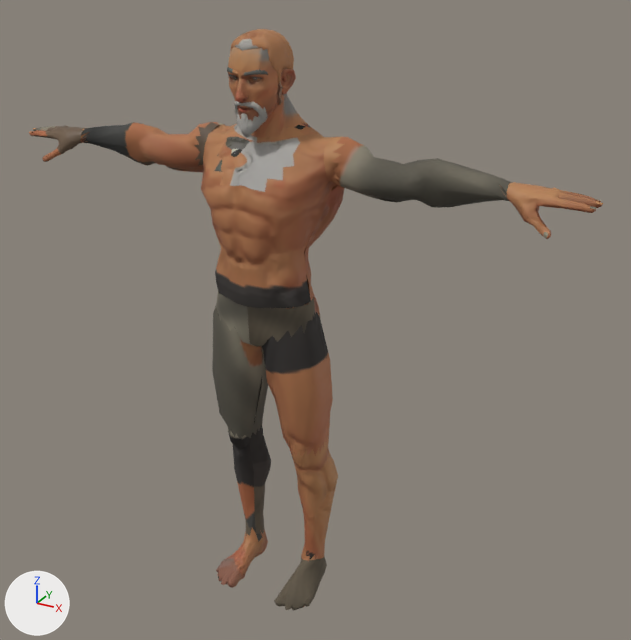
Renders of the glTF model modely/postavy/npc/npc_stary_telo.gltf from each side of a commit.
Before and after are seen from a 50 mm lens placed at (1.241, -1.961, 1.939), pointed at (0.107, 0.101, 0.908). The lights are fixed; the arrows at lower left show +X, +Y and +Z. The picture after the commit comes second. Where no turn or scale is listed for an object, it has been applied to the vertices. Vertices at exactly the same position are counted once.

The first picture shows 'npc_stary_hair_buzzed', 'npc_stary_telo_chodidla', 'npc_stary_telo_dekolt', 'npc_stary_telo_hlava', 'npc_stary_telo_lytka', 'npc_stary_telo_paze', 'npc_stary_telo_ruce', 'npc_stary_telo_stehna', 'npc_stary_telo_trup' and 2 more.
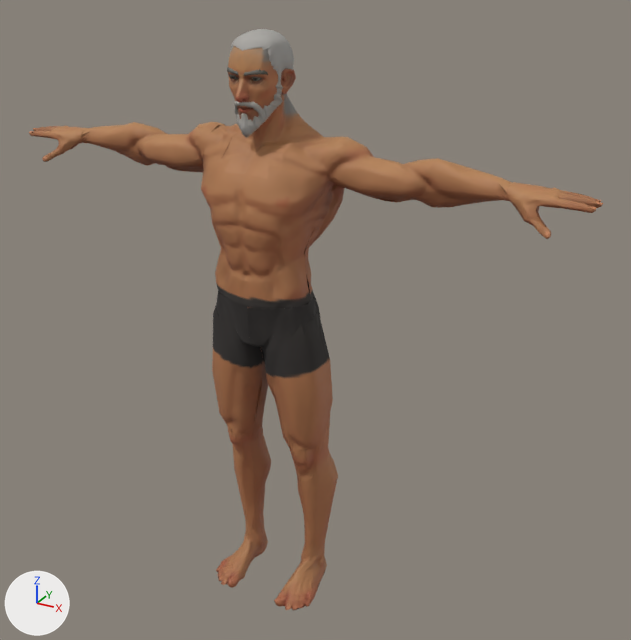
Where the change shows, as pixel boxes [x1, y1, x2, y2] in the pictures (631 x 640 px; the box of a moved part takes in the faces that stretch with it):
part 1 of me_cylinder_002, surface changed (brown to grey): [230, 29, 294, 81] in both
part 2 of me_npc_stary_telo_chodidla, surface changed (lighter): [216, 528, 327, 611] in both
part 3 of me_npc_stary_telo_dekolt, deleted: before [214, 123, 312, 192]
part 4 of me_npc_stary_telo_dekolt, surface changed (grey to brown): [222, 127, 297, 178] in both
part 5 of me_npc_stary_telo_lytka, surface changed (black to brown): [227, 416, 334, 560] in both
part 6 of me_npc_stary_telo_paze, surface changed (grey to brown): [81, 122, 513, 208] in both
part 7 of me_npc_stary_telo_ruce, surface changed: [31, 126, 602, 239] in both
part 8 of me_npc_stary_telo_stehna, surface changed: [212, 296, 330, 456] in both
part 9 of me_npc_stary_telo_trup, moved or reshaped: before [201, 124, 326, 218]; after [201, 123, 326, 218]
part 10 of me_npc_stary_telo_trup, moved or reshaped: [255, 219, 306, 263] in both
part 11 of me_npc_stary_telo_trup, moved or reshaped: [210, 209, 228, 251] in both
part 12 of me_npc_stary_telo_trup, surface changed: [195, 122, 344, 347] in both

The change, as a list of edits to the scene's bpy script:
```text
Change me_cylinder_002:
    where me_cylinder_002.from_pydata(...)  # 240 vertices, 400 faces; spans x -0.074..0.074, y -0.079..0.103, z 1.562..1.723
    me_cylinder_002 part 1: texture (UV) coordinates of 400 of 400 faces, centred in x -0.072..0.072, y -0.074..0.101, z 1.566..1.722, changed; they spanned u 0.79..0.97, v 0.72..0.97 and now span u 0.01..0.19, v 0.01..0.26
Change me_npc_stary_telo_chodidla:
    where me_npc_stary_telo_chodidla.from_pydata(...)  # 355 vertices, 532 faces; spans x -0.176..0.176, y -0.122..0.135, z -0.009..0.13
    me_npc_stary_telo_chodidla part 2: texture (UV) coordinates of 519 of 532 faces, centred in x -0.176..0.176, y -0.12..0.134, z -0.007..0.102, changed; they spanned u 0.01..0.99, v 0.01..0.64 and now span u 0.15..0.99, v 0.01..0.79
Change me_npc_stary_telo_dekolt:
    remove me_npc_stary_telo_dekolt.from_pydata(...)  # 138 vertices, 190 faces; spans x -0.12..0.12, y -0.104..0.144, z 1.336..1.488
    add me_npc_stary_telo_dekolt.from_pydata(...)  # 97 vertices, 124 faces; spans x -0.098..0.098, y -0.085..0.144, z 1.367..1.48
    me_npc_stary_telo_dekolt part 3
    41 vertices are removed from x -0.12..0.12, y -0.104..0.141, z 1.336..1.488
    66 faces are deleted
    me_npc_stary_telo_dekolt part 4: 124 kept faces spanning x -0.098..0.098, y -0.085..0.144, z 1.367..1.48 get new texture (UV) coordinates
Change me_npc_stary_telo_lytka:
    where me_npc_stary_telo_lytka.from_pydata(...)  # 286 vertices, 386 faces; spans x -0.181..0.181, y -0.03..0.153, z 0.052..0.548
    me_npc_stary_telo_lytka part 5: texture (UV) coordinates of 374 of 386 faces, centred in x -0.181..0.181, y -0.025..0.148, z 0.084..0.526, changed; they spanned u 0.26..0.89, v 0.14..0.87 and now span u 0.49..0.87, v 0.58..0.72
Change me_npc_stary_telo_paze:
    where me_npc_stary_telo_paze.from_pydata(...)  # 335 vertices, 496 faces; spans x -0.685..0.685, y 0.003..0.152, z 1.297..1.462
    me_npc_stary_telo_paze part 6: texture (UV) coordinates of 483 of 496 faces, centred in x -0.673..0.673, y 0.006..0.151, z 1.299..1.458, changed; they spanned u 0.01..0.99, v 0.01..0.99 and now span u 0.01..0.99, v 0.01..0.99
Change me_npc_stary_telo_ruce:
    where me_npc_stary_telo_ruce.from_pydata(...)  # 806 vertices, 1106 faces; spans x -0.88..0.88, y -0.02..0.1, z 1.3..1.4
    me_npc_stary_telo_ruce part 7: texture (UV) coordinates of 1100 of 1106 faces, centred in x -0.88..0.88, y -0.02..0.1, z 1.3..1.4, changed; they spanned u 0.01..0.96, v 0.11..0.96 and now span u 0.01..0.96, v 0.01..0.94
Change me_npc_stary_telo_stehna:
    where me_npc_stary_telo_stehna.from_pydata(...)  # 233 vertices, 300 faces; spans x -0.187..0.187, y -0.086..0.134, z 0.497..0.971
    me_npc_stary_telo_stehna part 8: texture (UV) coordinates of 300 of 300 faces, centred in x -0.183..0.183, y -0.072..0.131, z 0.519..0.957, changed; they spanned u 0.09..0.81, v 0.01..0.79 and now span u 0.09..0.64, v 0.67..0.85
Change me_npc_stary_telo_trup:
    remove me_npc_stary_telo_trup.from_pydata(...)  # 414 vertices, 562 faces; spans x -0.23..0.23, y -0.122..0.155, z 0.845..1.479
    add me_npc_stary_telo_trup.from_pydata(...)  # 432 vertices, 584 faces; spans x -0.23..0.23, y -0.122..0.155, z 0.845..1.488
    me_npc_stary_telo_trup part 9: 4 vertices moved from x -0.1..0.1, y 0.048..0.154, z 1.356..1.476 to x -0.087..0.087, y 0.043..0.154, z 1.349..1.484; 36 vertices removed from x -0.146..0.146, y -0.117..0.145, z 1.308..1.472; 52 vertices added at x -0.144..0.144, y -0.113..0.146, z 1.312..1.488
    me_npc_stary_telo_trup part 10: 1 vertex removed from x 0.112, y -0.083, z 1.219; 2 vertices added at x 0.09..0.118, y -0.093..-0.078, z 1.209..1.218
    me_npc_stary_telo_trup part 11: 1 vertex removed from x -0.112, y -0.083, z 1.219; 2 vertices added at x -0.118..-0.09, y -0.093..-0.078, z 1.209..1.218
    me_npc_stary_telo_trup part 12: 306 kept faces spanning x -0.23..0.207, y -0.094..0.155, z 0.845..1.484 get new texture (UV) coordinates
```
